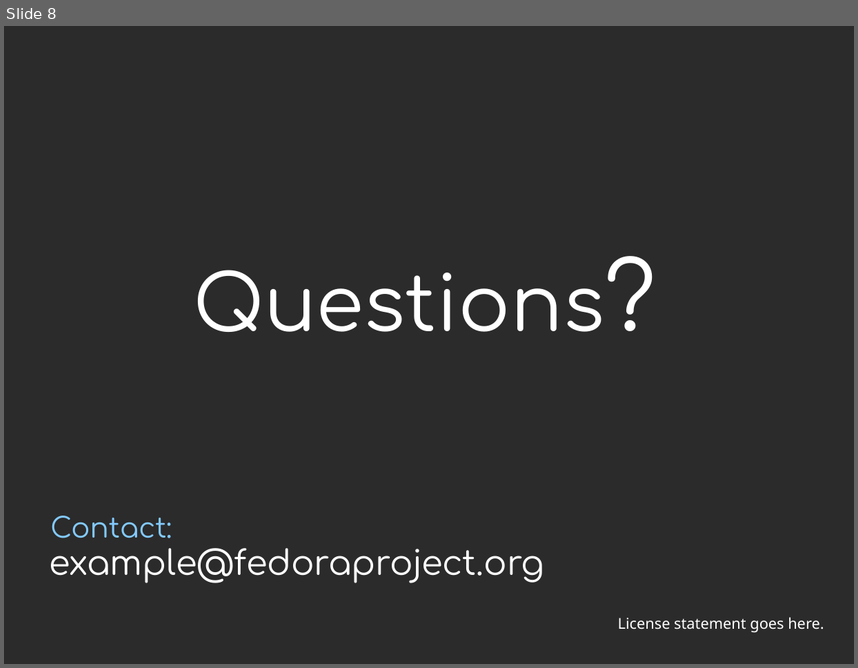
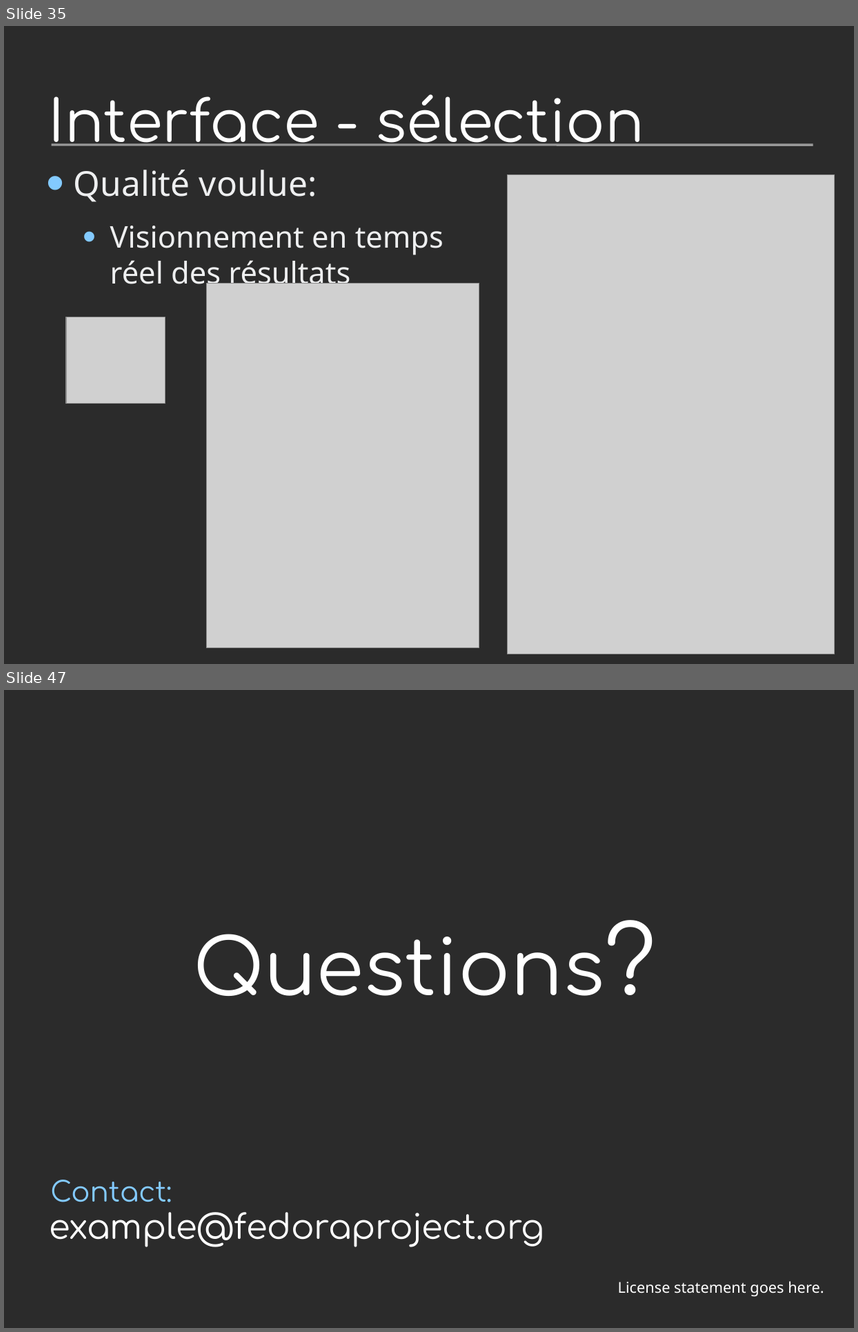
Before and after one commit to DenkouNova/LOG792, a slide deck: Rapports/005_Presentation/Presentation.odp. Shown one above the other, each under a label of ours: slide 8 before the commit, slides 35 and 47 after it; the slides between them are not shown. The pictures are 858x668 and 858x1332 pixels, drawn with LibreOffice and Linux fonts; fonts in the diff are those of the drawing; grey boxes stand for pictures; background and template pictures are left out; a plain dark background stands for a picture behind light text. Boxes give left, top, right and bottom in pixels: in the first picture for what was removed or moved away, otherwise in the second. Text is boxed around its words. In the diff, an @@ line names an element or a change of style, - is before the commit and + after.

```diff
--- a/Rapports/005_Presentation/Presentation.odp
+++ b/Rapports/005_Presentation/Presentation.odp
@@ slide 35 added at (4, 26, 854, 664), background picture (left out) @@
@@ title added at (49, 94, 644, 146), 54 pt, text #FFFFFF @@
+Interface - sélection
@@ line added from (51, 145) to (813, 145), #999999 2.15 pt @@
@@ text added at (74, 170, 444, 292), 28 pt, text #EEEFF0 @@
+• Qualité voulue:
+  • Visionnement en temps réel des résultats
@@ picture added at (508, 175, 835, 654) @@
@@ picture added at (207, 283, 480, 648) @@
@@ picture added at (67, 316, 165, 403) @@
@@ what was slide 8 is now slide 47 @@
```
Also in this commit, not shown: 4 slides changed, 44 other slides added, 6 slides removed, 13 other files.
